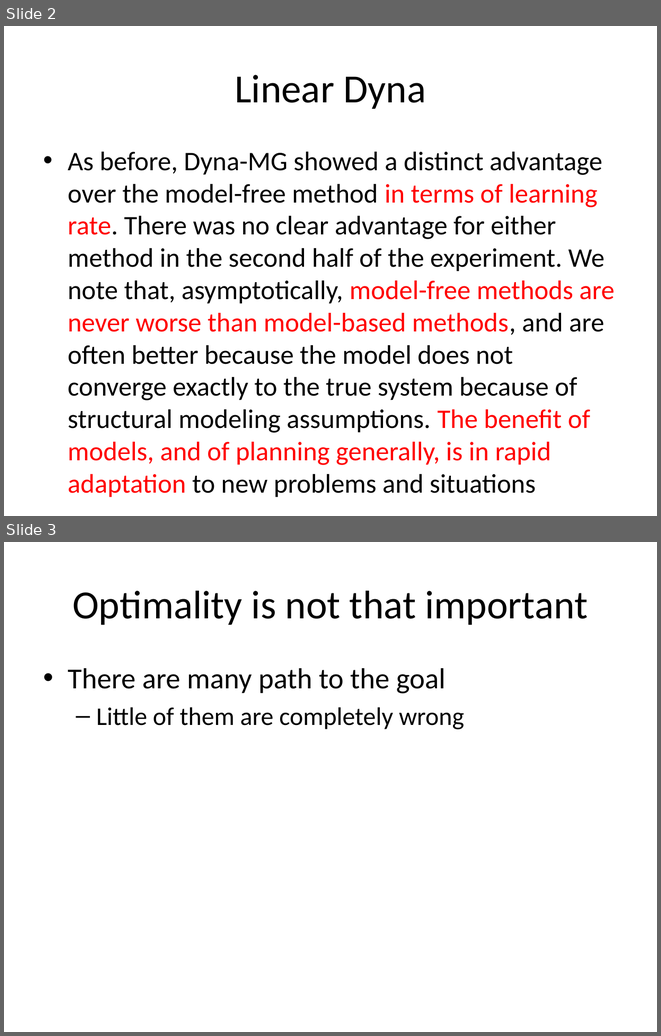
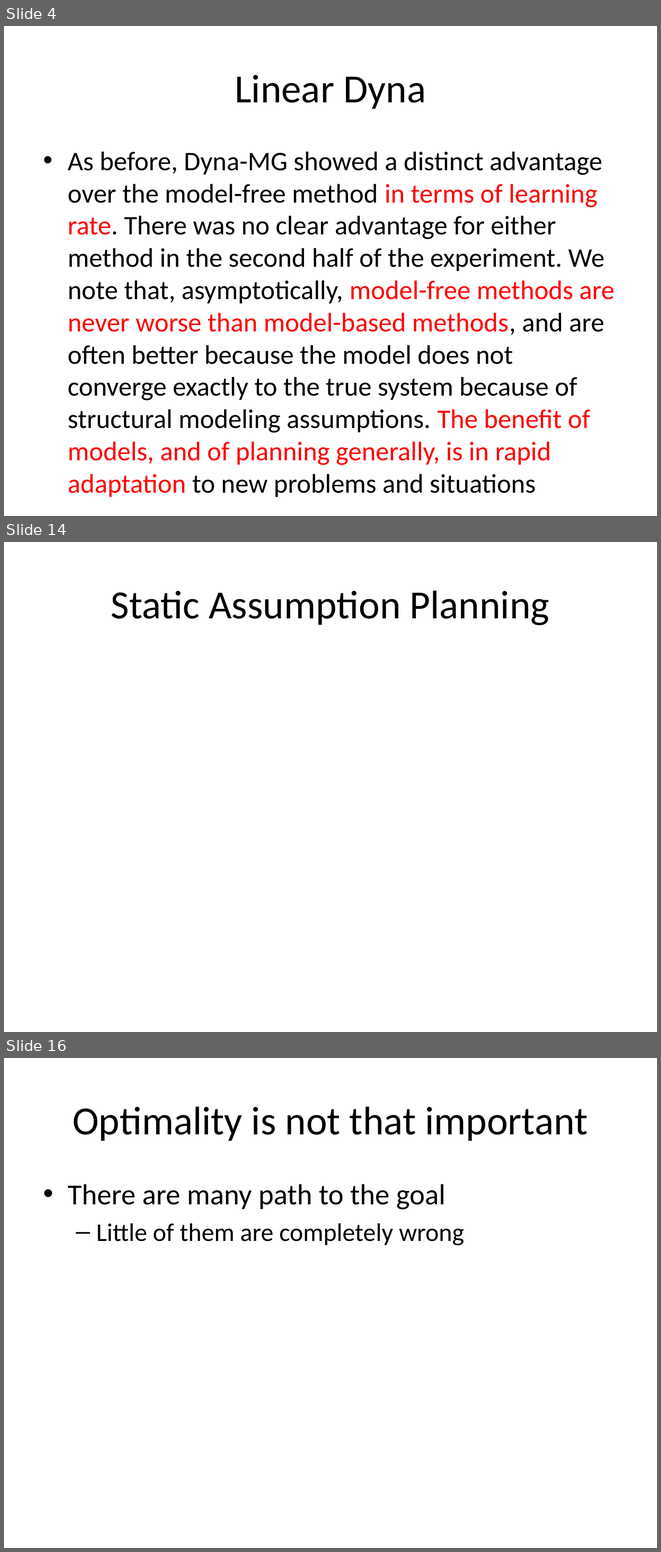
Before and after one commit to lono175/Thesis, a slide deck: OptimalPlanning.pptx. Shown one above the other, each under a label of ours: slides 2 and 3 before the commit, slides 4, 14 and 16 after it; the slides between them are not shown. The pictures are 661x1036 and 661x1552 pixels, drawn with LibreOffice and Linux fonts; fonts in the diff are those of the drawing. Boxes give left, top, right and bottom in pixels: in the first picture for what was removed or moved away, otherwise in the second. Text is boxed around its words. In the diff, an @@ line names an element or a change of style, - is before the commit and + after.

```diff
--- a/OptimalPlanning.pptx
+++ b/OptimalPlanning.pptx
@@ slide 14 added at box(4, 542, 657, 1032), background #FFFFFF @@
@@ title added at box(111, 590, 549, 625), 44 pt, text #000000 @@
+Static Assumption Planning
@@ what was slide 2 is now slide 4 @@
@@ what was slide 3 is now slide 16 @@
```
Also in this commit, not shown: 13 other slides added, 1 slide removed.
